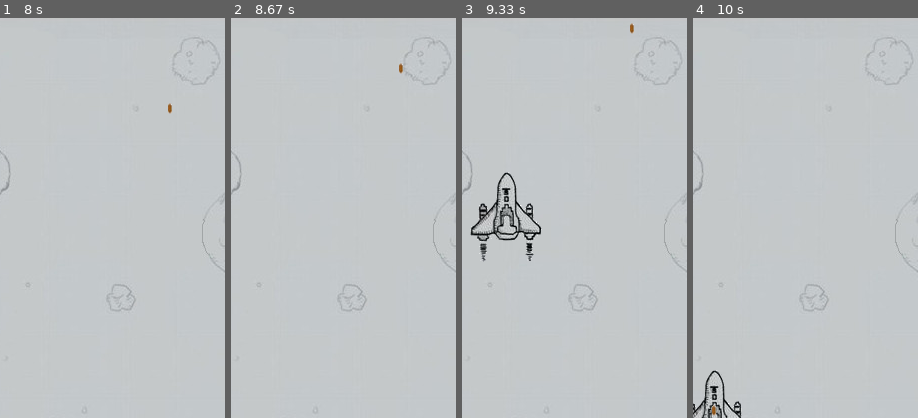
Above: before the commit, frames 1-4 (left to right).
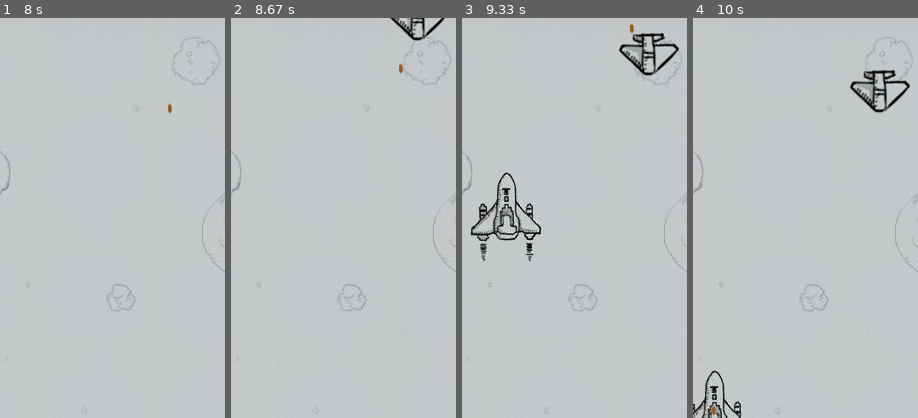
Above: after the commit, the same moments.

Repository: HappyRocky/pythonAI
Game: pygame game, started from pygame/aircraft/aircraft_main.py
Two runs of this game, one before a commit and one after it. Both use one fixed random seed, a clock stepped at 60 frames per second and the inputs below.
Inputs (mouse positions are % of the whole screen's width and height, from its top left):
- Up to frame 1 (8 s): click (50, 50) at 0.38 s; click (60, 72) at 0.72 s; click (86, 85) at 1.05 s; click (26, 30) at 1.38 s; click (50, 62) at 1.72 s; click (36, 29) at 2.05 s; click (85, 76) at 2.38 s; click (17, 60) at 2.72 s; click (21, 31) at 3.05 s; click (26, 68) at 3.38 s; click (86, 73) at 3.72 s; click (20, 87) at 4.05 s; click (19, 56) at 4.38 s; click (56, 78) at 4.72 s; click (68, 83) at 5.05 s; click (15, 85) at 5.38 s; click (25, 67) at 5.72 s; click (82, 28) at 6.05 s; click (55, 22) at 6.38 s; click (22, 15) at 6.72 s; click (48, 68) at 7.05 s; click (68, 65) at 7.38 s; click (44, 72) at 7.72 s
- Up to frame 2 (8.67 s): click (18, 60) at 8.05 s; click (45, 76) at 8.38 s
- Up to frame 3 (9.33 s): click (65, 50) at 8.72 s; click (27, 25) at 9.05 s
- Up to frame 4 (10 s): click (27, 45) at 9.38 s; click (22, 50) at 9.72 s
The pictures show only the part of the screen within x 18-68%, y 0-50%; the shares and areas given below are measured in that part.

Frame 1 is identical in both runs. In frame 2, 0.6% of the frame differs, in the area x 70-96%, y 0-6%; in frame 3, 1.2%; in frame 4, 1.2%, in the area x 69-97%, y 13-24%.

Commit message:
增加敌机生成器

Diff:
--- a/pygame/aircraft/aircraft_main.py
+++ b/pygame/aircraft/aircraft_main.py
@@ -1,18 +1,21 @@
 # -*- coding: utf-8 -*-
 import pygame
 from sys import exit
+import config
 from plane import Plane
+from enemy_launcher import EnemyLauncher
 
 # 初始化画布
 pygame.init()
-screen = pygame.display.set_mode((450, 800), 0, 32)
+screen = pygame.display.set_mode((config.SCREEN_WIDTH, config.SCREEN_HEIGHT), 0, 32)
 pygame.display.set_caption('aircraft')
 
 # 加载背景
 background = pygame.image.load('data/back.jpg').convert()
 
-# 初始化飞机
+# 初始化对象
 plane = Plane()
+enemy_launcher = EnemyLauncher()
 
 while True:
     for event in pygame.event.get():
@@ -30,5 +33,11 @@
     # 飞机及子弹显示
     plane.show(screen)
 
+    # 敌机运动
+    enemy_launcher.move()
+
+    # 敌机显示
+    enemy_launcher.show_enemys(screen)
+
     # 刷新
     pygame.display.update()
--- a/pygame/aircraft/bullet.py
+++ b/pygame/aircraft/bullet.py
@@ -24,7 +24,7 @@
         if self.y < 0:
             return -1
         else:
-            return 0
+            return 1
 
     def show(self, screen):
         '''
--- a/pygame/aircraft/bullet_launcher.py
+++ b/pygame/aircraft/bullet_launcher.py
@@ -24,7 +24,7 @@
         new_bullet_list = []
         for bullet in self.bullet_list:
             result = bullet.move()
-            if result == 0: # move之后仍然在屏幕之内，则保持在list中
+            if result == 1: # move之后仍然在屏幕之内，则保持在list中
                 new_bullet_list.append(bullet)
         self.bullet_list = new_bullet_list
 
@@ -32,6 +32,7 @@
         self.time += 1
         if self.time % self.period == 0:
             self.bullet_list.append(Bullet(plane_x, plane_y)) # 在飞机位置增加一颗子弹
+            self.time = 0
 
     def show_bullets(self, screen):
         '''
--- /dev/null
+++ b/pygame/aircraft/config.py
@@ -0,0 +1,12 @@
+# -*- coding: utf-8 -*-
+"""
+Created on Tue Jul 31 23:40:55 2018
+
+@author: GongYanshang
+
+存放配置
+"""
+
+# 画布的大小
+SCREEN_WIDTH = 450
+SCREEN_HEIGHT = 800
--- /dev/null
+++ b/pygame/aircraft/enemy.py
@@ -0,0 +1,43 @@
+# -*- coding: utf-8 -*-
+"""
+Created on Tue Jul 31 23:19:34 2018
+
+@author: GongYanshang
+
+敌人战机类
+"""
+import random
+import pygame
+import config
+
+class Enemy():
+    '''
+    敌人战机类，从上而下运动
+    '''
+
+    def __init__(self):
+        self.x = random.randint(50, config.SCREEN_WIDTH - 50)
+        self.y = random.randint(-200, -50)
+        self.speed = random.random() + 0.1
+        self.image = pygame.image.load('data/enemy.png').convert_alpha()
+
+    def move(self):
+        '''
+        移动飞机
+        return -1：超出屏幕；1：在屏幕内
+        '''
+        self.y += self.speed
+        if self.y > config.SCREEN_HEIGHT + 50:
+            return -1
+        else:
+            return 1
+
+    def show(self, screen):
+        '''
+        显示在屏幕上
+        '''
+        # 计算左上角坐标值
+        x = self.x - self.image.get_width() / 2
+        y = self.y - self.image.get_height() / 2
+        # 显示
+        screen.blit(self.image, (x, y))
--- /dev/null
+++ b/pygame/aircraft/enemy_launcher.py
@@ -0,0 +1,52 @@
+# -*- coding: utf-8 -*-
+"""
+Created on Tue Jul 31 23:44:27 2018
+
+@author: GongYanshang
+
+敌机生成器
+"""
+
+import random
+from enemy import Enemy
+
+class EnemyLauncher():
+    '''
+    敌机生成器类，不断在最上方产生敌机
+    '''
+
+    def __init__(self, period_scope = [200, 400]):
+        '''
+        初始化
+        period_scope: [min, max]，每隔多久生成一个敌机，间隔取最小值和最大值的随机值
+        '''
+        self.period_scope = period_scope
+        self.period = random.randint(period_scope[0], period_scope[1])
+        self.enemy_list = [] # 屏幕内存在的飞机
+        self.time = 0 # 计时
+
+    def move(self):
+        '''
+        每个敌机进行运动
+        '''
+        # 每个敌机进行move
+        new_enemy_list = []
+        for enemy in self.enemy_list:
+            result = enemy.move()
+            if result == 1: # move之后仍然在屏幕之内，则保持在list中
+                new_enemy_list.append(enemy)
+        self.enemy_list = new_enemy_list
+
+        # 到达周期便生成一个敌机
+        self.time += 1
+        if self.time % self.period == 0:
+            self.enemy_list.append(Enemy()) # 生成一个敌机
+            self.time = 0
+            self.period = random.randint(self.period_scope[0], self.period_scope[1])
+
+    def show_enemys(self, screen):
+        '''
+        将敌机显示在屏幕上
+        '''
+        for enemy in self.enemy_list:
+            enemy.show(screen)
Binary file added: pygame/aircraft/data/enemy.png
